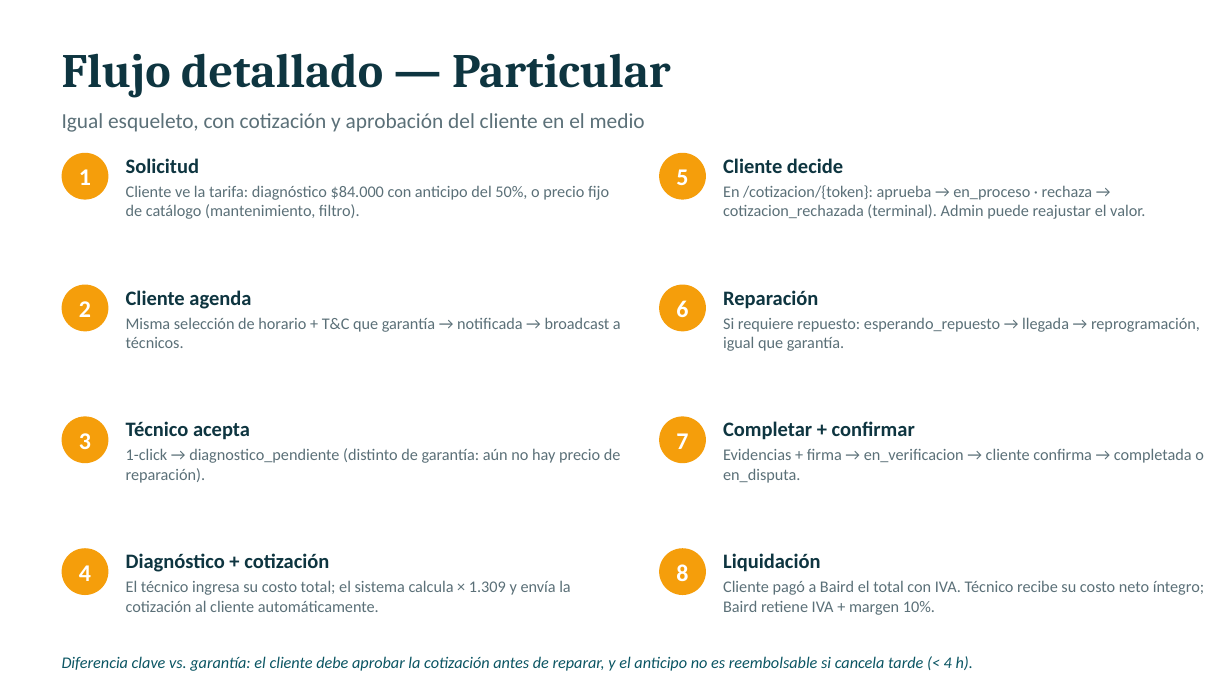
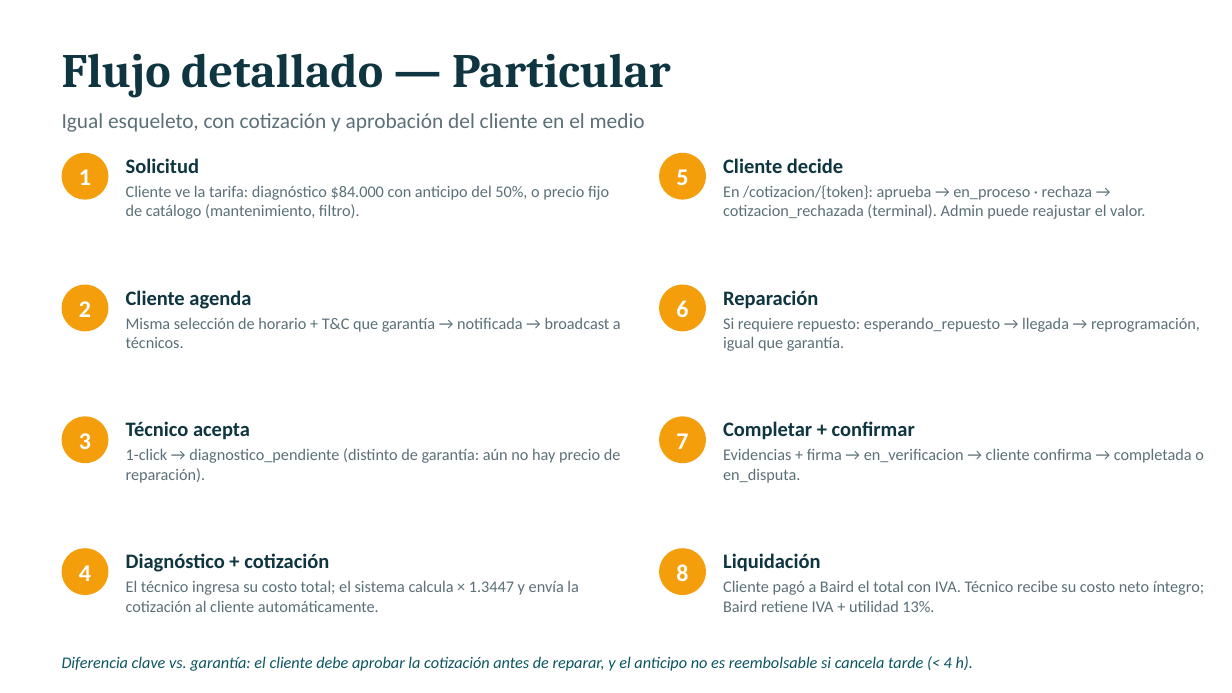
Before and after one commit to jdguerron-lgtm/baird-app, a slide deck: slide 12 of Baird-Service-Presentacion.pptx. Drawn at 1232x693 pixels with LibreOffice and Linux fonts; fonts in the diff are those of the drawing. Boxes give left, top, right and bottom in pixels: in the first picture for what was removed or moved away, otherwise in the second. Text is boxed around its words. In the diff, an @@ line names an element or a change of style, - is before the commit and + after.

```diff
--- a/Baird-Service-Presentacion.pptx
+++ b/Baird-Service-Presentacion.pptx
@@ text at bbox=[126, 580, 579, 612]: text changed @@
-El técnico ingresa su costo total; el sistema calcula × 1.309 y envía la cotización al cliente automáticamente.
+El técnico ingresa su costo total; el sistema calcula × 1.3447 y envía la cotización al cliente automáticamente.
@@ text at bbox=[723, 580, 1204, 612]: text changed @@
-Cliente pagó a Baird el total con IVA. Técnico recibe su costo neto íntegro; Baird retiene IVA + margen 10%.
+Cliente pagó a Baird el total con IVA. Técnico recibe su costo neto íntegro; Baird retiene IVA + utilidad 13%.
```
Also in this commit, not shown: 3 other slides changed, 1 slide removed, 3 other files.
